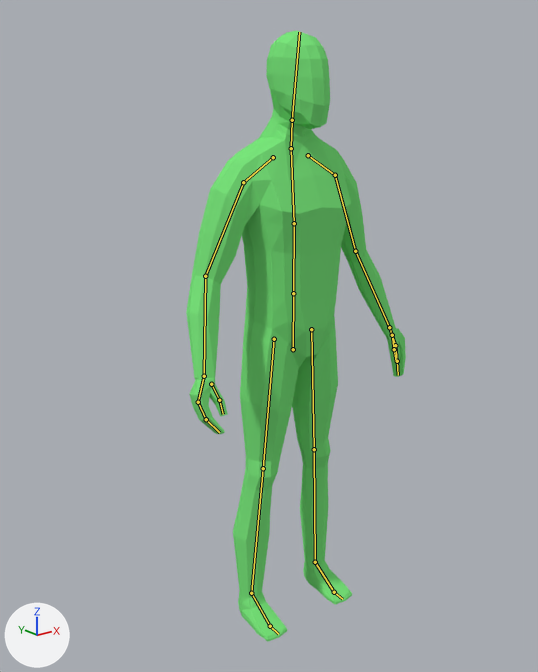
One commit to the Blender file Bandit Game/Assets/Models/CharacterModel.blend: the scene before it, then after it.
Both versions are drawn from a camera (50 mm lens) standing at (-1.46, -1.703, 1.693) and looking at (-0.053, 0.056, 0.99). Arrows for +X, +Y and +Z are at lower left; the lights stay in place. The bones that bend it are drawn over the model as lines.

Objects in the first picture: 'Character'.
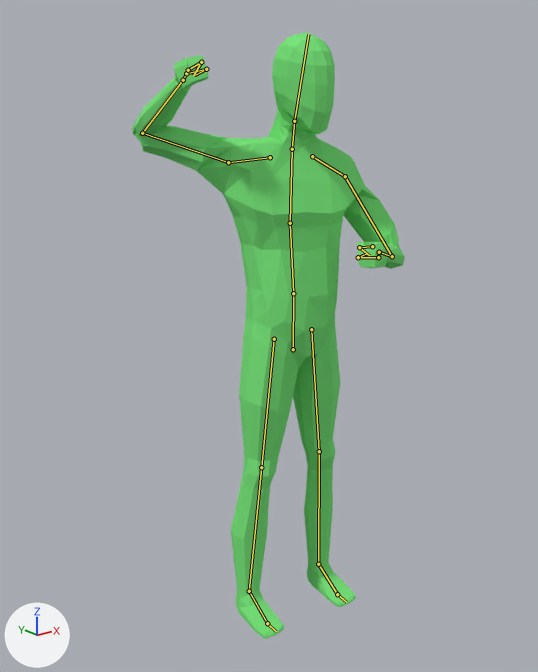
The newer file adds an action. The first version stands in its rest pose; the second is drawn at frame 12 of the action 'RightSwing'.

Where the change shows, as pixel boxes (x1, y1, x2, y2) in the pictures (538 x 672 px):
'Character', posed (24% wider)
    before: (186, 30, 406, 642)
    after: (132, 32, 405, 639)
bone 'Spine', root to tip
    before: (293, 293) to (294, 223)
    after: (293, 293) to (290, 223)
bone 'Chest', root to tip
    before: (294, 223) to (291, 148)
    after: (290, 223) to (292, 149)
bone 'Neck', root to tip
    before: (291, 148) to (292, 120)
    after: (292, 149) to (294, 121)
bone 'Head', root to tip
    before: (292, 120) to (299, 32)
    after: (294, 121) to (308, 34)
bone 'UpperArm.L', root to tip
    before: (335, 175) to (355, 251)
    after: (345, 176) to (392, 256)
bone 'LowerArm.L', root to tip
    before: (355, 251) to (389, 327)
    after: (392, 256) to (379, 252)
bone 'LowerFingers.L', root to tip
    before: (395, 345) to (397, 361)
    after: (378, 257) to (358, 257)
bone 'UpperFinger.L', root to tip
    before: (397, 361) to (398, 375)
    after: (358, 257) to (367, 253)
bone 'LowerThumb.L', root to tip
    before: (392, 335) to (394, 349)
    after: (372, 246) to (359, 247)
bone 'UpperThumb.L', root to tip
    before: (394, 349) to (396, 361)
    after: (359, 247) to (369, 255)
bone 'Shoulder.R', root to tip
    before: (273, 157) to (243, 182)
    after: (270, 157) to (228, 162)
bone 'UpperArm.R', root to tip
    before: (243, 182) to (205, 276)
    after: (228, 162) to (142, 133)
bone 'LowerArm.R', root to tip
    before: (205, 276) to (204, 376)
    after: (142, 133) to (183, 80)
bone 'Hand.R', root to tip
    before: (204, 376) to (198, 402)
    after: (183, 80) to (186, 73)
bone 'LowerFingers.R', root to tip
    before: (198, 402) to (206, 419)
    after: (186, 73) to (206, 69)
bone 'UpperFinger.R', root to tip
    before: (206, 419) to (219, 432)
    after: (206, 69) to (195, 75)
bone 'LowerThumb.R', root to tip
    before: (211, 384) to (219, 400)
    after: (188, 70) to (201, 62)
bone 'UpperThumb.R', root to tip
    before: (219, 400) to (223, 414)
    after: (201, 62) to (193, 75)

What changed in the scene script:
```text
Change bone_spine:
    where bone_spine = bpy.data.objects['Armature'].pose.bones['Spine']  # child of 'Hips'
    bone_spine.rotation_quaternion: (1.0, 0.0, 0.0, 0.0) -> (0.981, -0.079, -0.177, -0.014)  # degrees (0, 0, 0) -> degrees (-9, -20, 0)
Change bone_chest:
    where bone_chest = bpy.data.objects['Armature'].pose.bones['Chest']  # child of 'Spine'
    bone_chest.rotation_quaternion: (1.0, 0.0, 0.0, 0.0) -> (0.99, 0.141, 0.0, 0.0)  # degrees (0, 0, 0) -> degrees (16, 0, 0)
Change bone_neck:
    where bone_neck = bpy.data.objects['Armature'].pose.bones['Neck']  # child of 'Chest'
    bone_neck.rotation_quaternion: (1.0, 0.0, 0.0, 0.0) -> (0.994, 0.0, 0.105, -0.016)  # degrees (0, 0, 0) -> degrees (0, 12, -2)
Change bone_head:
    where bone_head = bpy.data.objects['Armature'].pose.bones['Head']  # child of 'Neck'
    bone_head.rotation_quaternion: (1.0, 0.0, 0.0, 0.0) -> (0.999, 0.0, 0.045, -0.011)  # degrees (0, 0, 0) -> degrees (0, 5, -1)
Change bone_upperarm_l:
    where bone_upperarm_l = bpy.data.objects['Armature'].pose.bones['UpperArm.L']  # child of 'Shoulder.L'
    bone_upperarm_l.rotation_quaternion: (1.0, 0.0, 0.0, 0.0) -> (0.63, 0.17, -0.743, -0.147)  # degrees (0, 0, 0) -> degrees (-70, -118, 72)
Change bone_lowerarm_l:
    where bone_lowerarm_l = bpy.data.objects['Armature'].pose.bones['LowerArm.L']  # child of 'UpperArm.L'
    bone_lowerarm_l.rotation_quaternion: (1.0, 0.0, 0.0, 0.0) -> (0.514, 0.098, 0.307, -0.794)  # degrees (0, 0, 0) -> degrees (-26, 28, -121)
Change bone_lowerfingers_l:
    where bone_lowerfingers_l = bpy.data.objects['Armature'].pose.bones['LowerFingers.L']  # child of 'Hand.L'
    bone_lowerfingers_l.rotation_quaternion: (1.0, 0.0, 0.0, 0.0) -> (0.876, -0.085, -0.013, -0.474)  # degrees (0, 0, 0) -> degrees (-8, -6, -56)
Change bone_upperfinger_l:
    where bone_upperfinger_l = bpy.data.objects['Armature'].pose.bones['UpperFinger.L']  # child of 'LowerFingers.L'
    bone_upperfinger_l.rotation_quaternion: (1.0, 0.0, 0.0, 0.0) -> (0.653, -0.221, -0.214, -0.692)  # degrees (0, 0, 0) -> degrees (0, -36, -93)
Change bone_lowerthumb_l:
    where bone_lowerthumb_l = bpy.data.objects['Armature'].pose.bones['LowerThumb.L']  # child of 'Hand.L'
    bone_lowerthumb_l.rotation_quaternion: (1.0, 0.0, 0.0, 0.0) -> (0.991, -0.122, -0.03, -0.044)  # degrees (0, 0, 0) -> degrees (-14, -4, -5)
Change bone_upperthumb_l:
    where bone_upperthumb_l = bpy.data.objects['Armature'].pose.bones['UpperThumb.L']  # child of 'LowerThumb.L'
    bone_upperthumb_l.rotation_quaternion: (1.0, 0.0, 0.0, 0.0) -> (0.394, -0.899, 0.091, 0.169)  # degrees (0, 0, 0) -> degrees (-133, 22, -2)
Change bone_shoulder_r:
    where bone_shoulder_r = bpy.data.objects['Armature'].pose.bones['Shoulder.R']  # child of 'Chest'
    bone_shoulder_r.rotation_quaternion: (1.0, 0.0, 0.0, 0.0) -> (0.977, 0.012, 0.023, -0.214)  # degrees (0, 0, 0) -> degrees (1, 3, -25)
Change bone_upperarm_r:
    where bone_upperarm_r = bpy.data.objects['Armature'].pose.bones['UpperArm.R']  # child of 'Shoulder.R'
    bone_upperarm_r.rotation_quaternion: (1.0, 0.0, 0.0, 0.0) -> (0.734, -0.491, -0.44, -0.161)  # degrees (0, 0, 0) -> degrees (-77, -54, 19)
Change bone_lowerarm_r:
    where bone_lowerarm_r = bpy.data.objects['Armature'].pose.bones['LowerArm.R']  # child of 'UpperArm.R'
    bone_lowerarm_r.rotation_quaternion: (1.0, 0.0, 0.0, 0.0) -> (-0.138, 0.95, 0.278, 0.013)  # degrees (0, 0, 0) -> degrees (-165, -6, 32)
Change bone_hand_r:
    where bone_hand_r = bpy.data.objects['Armature'].pose.bones['Hand.R']  # child of 'LowerArm.R'
    bone_hand_r.rotation_quaternion: (1.0, 0.0, 0.0, 0.0) -> (0.988, -0.036, 0.056, -0.136)  # degrees (0, 0, 0) -> degrees (-5, 6, -16)
Change bone_lowerfingers_r:
    where bone_lowerfingers_r = bpy.data.objects['Armature'].pose.bones['LowerFingers.R']  # child of 'Hand.R'
    bone_lowerfingers_r.rotation_quaternion: (1.0, 0.0, 0.0, 0.0) -> (0.876, -0.085, 0.013, 0.474)  # degrees (0, 0, 0) -> degrees (-8, 6, 56)
Change bone_upperfinger_r:
    where bone_upperfinger_r = bpy.data.objects['Armature'].pose.bones['UpperFinger.R']  # child of 'LowerFingers.R'
    bone_upperfinger_r.rotation_quaternion: (1.0, 0.0, 0.0, 0.0) -> (0.653, -0.221, 0.214, 0.692)  # degrees (0, 0, 0) -> degrees (0, 36, 93)
Change bone_lowerthumb_r:
    where bone_lowerthumb_r = bpy.data.objects['Armature'].pose.bones['LowerThumb.R']  # child of 'Hand.R'
    bone_lowerthumb_r.rotation_quaternion: (1.0, 0.0, 0.0, 0.0) -> (0.991, -0.122, 0.03, 0.044)  # degrees (0, 0, 0) -> degrees (-14, 4, 5)
Change bone_upperthumb_r:
    where bone_upperthumb_r = bpy.data.objects['Armature'].pose.bones['UpperThumb.R']  # child of 'LowerThumb.R'
    bone_upperthumb_r.rotation_quaternion: (1.0, 0.0, 0.0, 0.0) -> (0.394, -0.899, -0.091, -0.169)  # degrees (0, 0, 0) -> degrees (-133, -22, 2)
Change bone_legik_l:
    where bone_legik_l = bpy.data.objects['Armature'].pose.bones['LegIK.L']
    bone_legik_l.location: (0.0, 0.0, 0.0) -> (0.0, -0.02, 0.0)
Change bone_legik_r:
    where bone_legik_r = bpy.data.objects['Armature'].pose.bones['LegIK.R']
    bone_legik_r.location: (0.0, 0.0, 0.0) -> (0.0, 0.015, 0.0)
```
